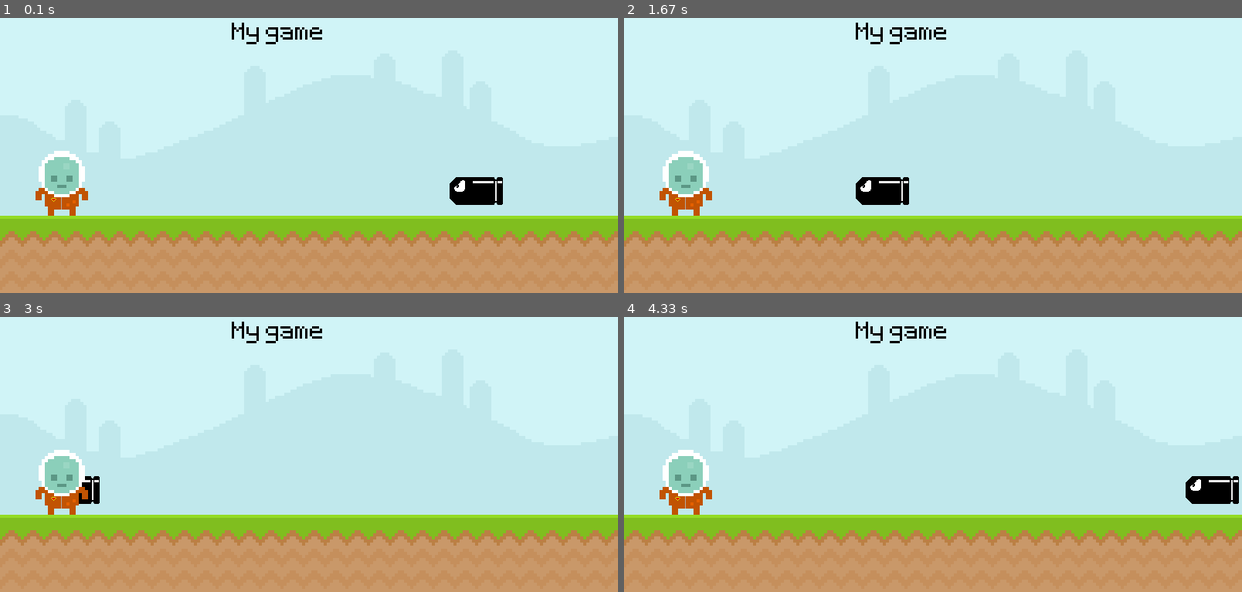
Above: before the commit, frames 1-4 (two rows, left to right).
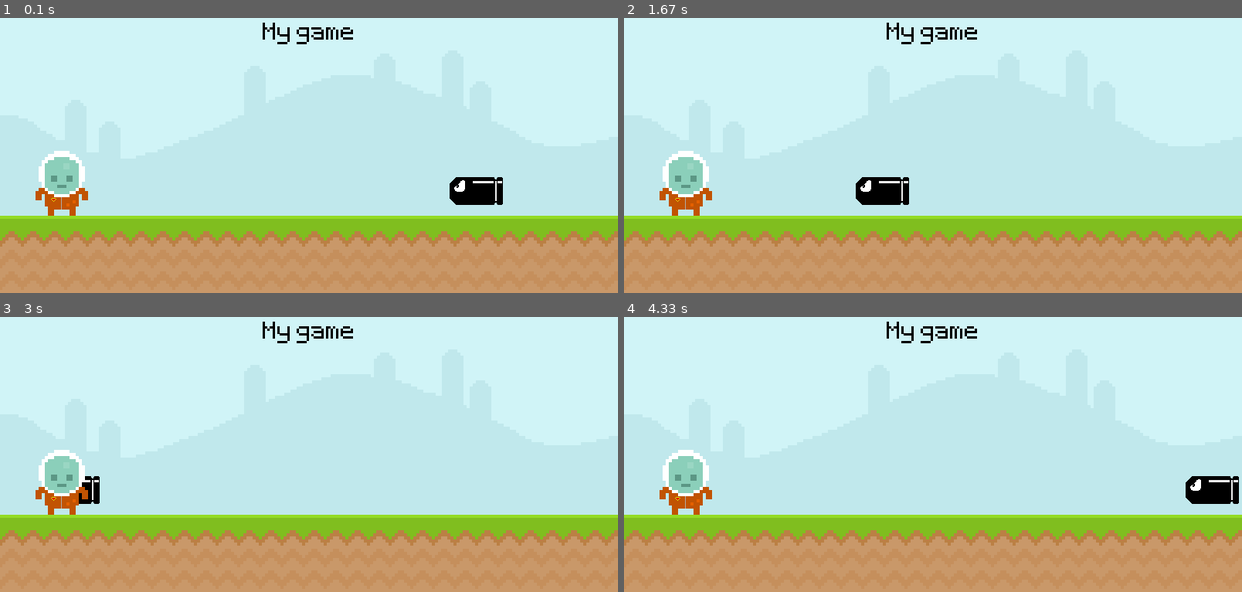
Above: after the commit, the same moments.

Repository: viniciuspadovam/PyGame-DennoRunner
Game: pygame game, started from main.py
Two runs of this game, one before a commit and one after it. Both use one fixed random seed, a clock stepped at 60 frames per second and the inputs below.
Inputs (mouse positions are in pixels of both pictures, inside the frame that each line leads up to):
- Up to frame 1 (0.1 s): no input
- Up to frame 2 (1.67 s): click (685, 183) at 0.38 s
- Up to frame 3 (3 s): no input
- Up to frame 4 (4.33 s): no input

The runs differ from the first frame. In frame 1, 0.5% of the frame differs, in the area x 37-58%, y 1-10%; in frame 2, 0.5%; in frame 3, 0.5%; in frame 4, 0.5%.

Commit message:
Using mouse methods

Diff:
--- a/main.py
+++ b/main.py
@@ -9,7 +9,8 @@
 
 sky_surface = pygame.image.load('assets/graphics/sky.png').convert()
 ground_surface = pygame.image.load('assets/graphics/ground.png').convert()
-text_surface = test_font.render('My game', False, 'Black').convert()
+score_surface = test_font.render('My game', False, 'Black').convert()
+score_rect = score_surface.get_rect(midtop = (int(screen.get_width() / 2), 50))
 
 enemy_surface = pygame.image.load('assets/graphics/enemy.png').convert_alpha()
 enemy_rect = enemy_surface.get_rect(topleft = (600, 250))
@@ -17,22 +18,30 @@
 player_surface = pygame.image.load('assets/graphics/player/player_stand.png').convert_alpha()
 player_rect = player_surface.get_rect(midbottom = (80, 300))
 
+# Draw and update all elementes
 while True:
-    # Draw and update all elementes
     for event in pygame.event.get():
         if event.type == pygame.QUIT:
             pygame.quit()
             exit()
+        if event.type == pygame.MOUSEMOTION:
+            if player_rect.collidepoint(event.pos): print('collision')
 
     screen.blit(sky_surface, (0, 0))
     screen.blit(ground_surface, (0, 300))
-    screen.blit(text_surface, (300, 50))
+    screen.blit(score_surface, score_rect)
+
     enemy_rect.x -= 3
     if enemy_rect.left < -100: enemy_rect.left = 805
     screen.blit(enemy_surface, enemy_rect)
+
     screen.blit(player_surface, player_rect)
 
-    if player_rect.colliderect(enemy_rect):
+    # if player_rect.colliderect(enemy_rect):
+    #     print('collision')
+
+    mouse_pos = pygame.mouse.get_pos()
+    if player_rect.collidepoint(mouse_pos):
         print('collision')
 
     pygame.display.update()
